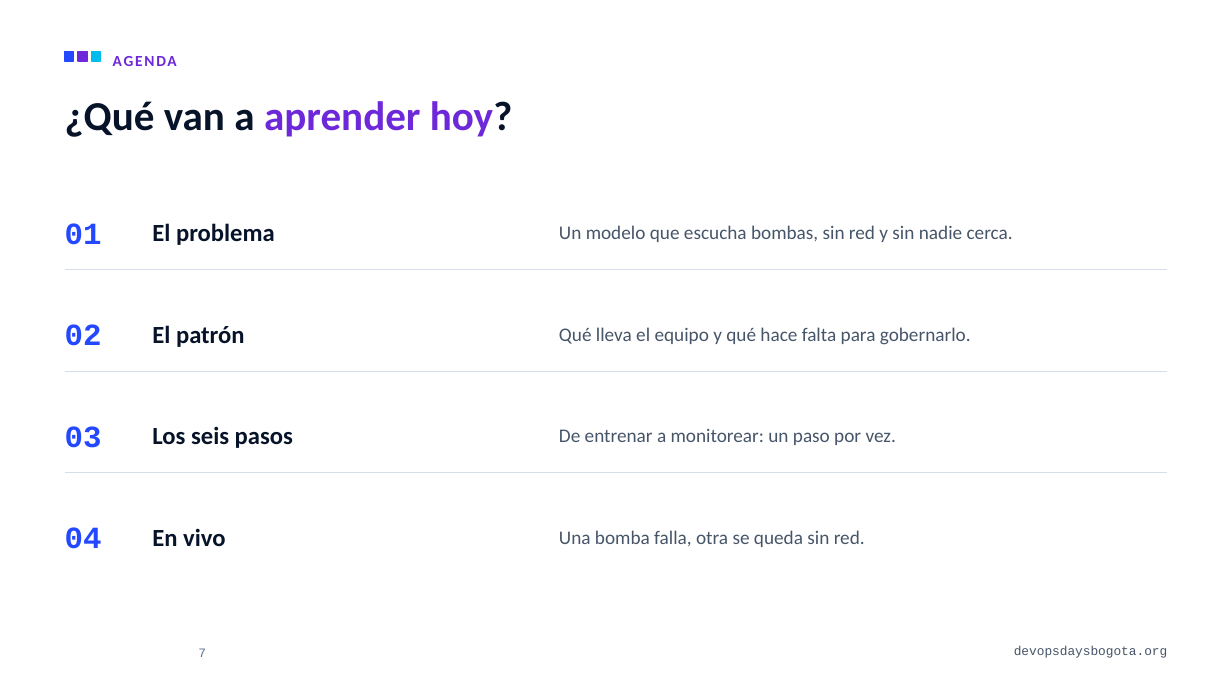
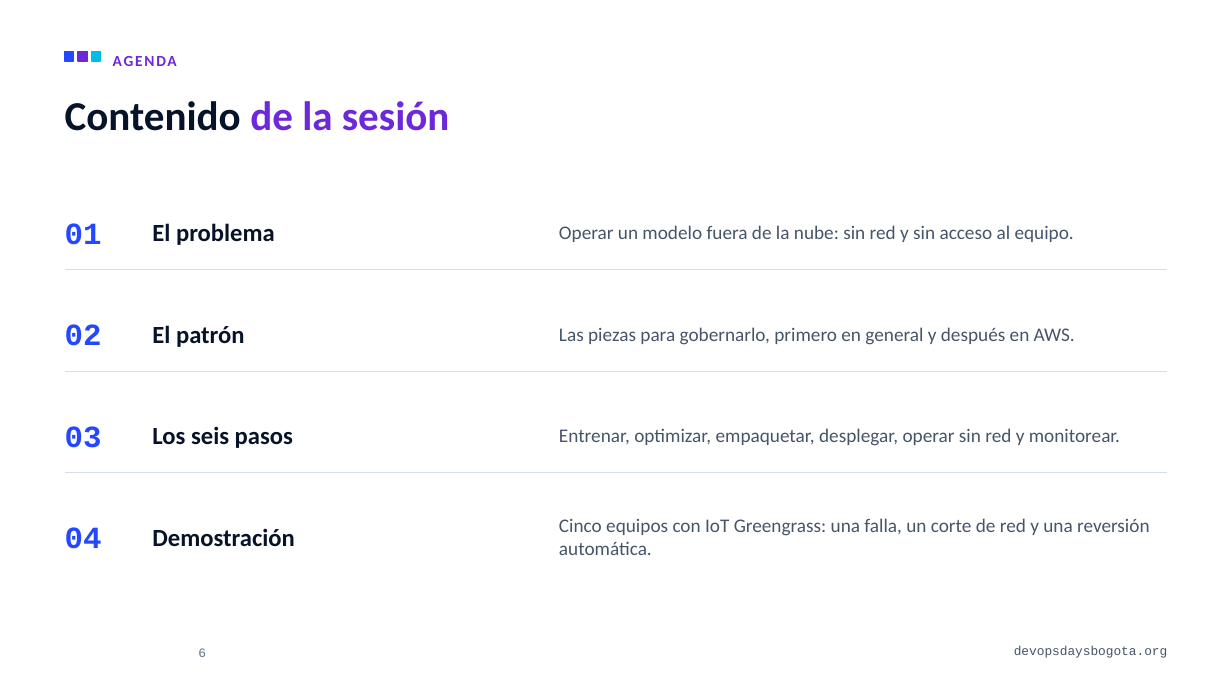
Before and after one commit to alejandro945/mlops-a-ciegas, a slide deck: slide 6 of talk/MLOps-a-ciegas-DevOpsDays-Bogota-2026.pptx (slide 7 before the commit). Drawn at 1232x693 pixels with LibreOffice and Linux fonts; fonts in the diff are those of the drawing; background and template pictures are left out. Boxes give left, top, right and bottom in pixels: in the first picture for what was removed or moved away, otherwise in the second. Text is boxed around its words. In the diff, an @@ line names an element or a change of style, - is before the commit and + after.

```diff
--- a/talk/MLOps-a-ciegas-DevOpsDays-Bogota-2026.pptx
+++ b/talk/MLOps-a-ciegas-DevOpsDays-Bogota-2026.pptx
@@ title at bbox=[65, 101, 450, 131]: text changed @@
-¿Qué van a aprender hoy?
+Contenido de la sesión
@@ text at bbox=[559, 225, 1074, 242]: text changed @@
-Un modelo que escucha bombas, sin red y sin nadie cerca.
+Operar un modelo fuera de la nube: sin red y sin acceso al equipo.
@@ text at bbox=[559, 327, 1075, 345]: text changed @@
-Qué lleva el equipo y qué hace falta para gobernarlo.
+Las piezas para gobernarlo, primero en general y después en AWS.
@@ text at bbox=[559, 428, 1120, 446]: text changed @@
-De entrenar a monitorear: un paso por vez.
+Entrenar, optimizar, empaquetar, desplegar, operar sin red y monitorear.
@@ text at bbox=[152, 528, 294, 547]: text changed @@
-En vivo
+Demostración
@@ text at bbox=[559, 518, 1150, 555]: text changed @@
-Una bomba falla, otra se queda sin red.
+Cinco equipos con IoT Greengrass: una falla, un corte de red y una reversión automática.
@@ page number at bbox=[198, 648, 206, 657]: text changed @@
-7
+6
```
Also in this commit, not shown: 28 other slides changed, 1 slide added, 3 slides removed, 29 other files.
